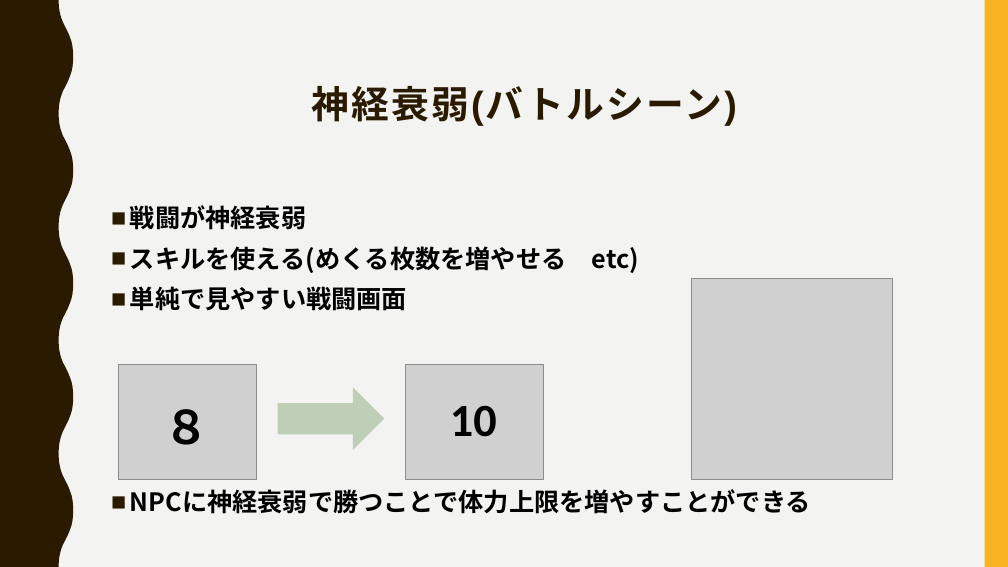
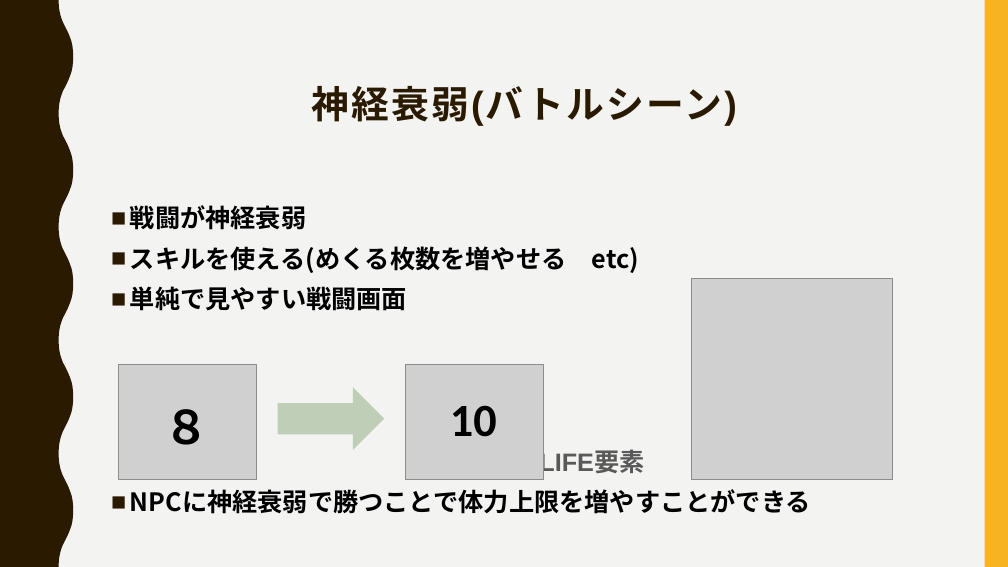
Before and after one commit to otowq/sologame, a slide deck: slide 3 of プレゼン.pptx. Drawn at 1008x567 pixels with LibreOffice and Linux fonts; fonts in the diff are those of the drawing; grey boxes stand for pictures. Boxes give left, top, right and bottom in pixels: in the first picture for what was removed or moved away, otherwise in the second. Text is boxed around its words. In the diff, an @@ line names an element or a change of style, - is before the commit and + after.

```diff
--- a/プレゼン.pptx
+++ b/プレゼン.pptx
@@ text at (x1=514, y1=445, x2=644, y2=478): paragraph added @@
+※LIFE要素
```
Also in this commit, not shown: 1 other slide changed, 1 slide added, 6 other files.
